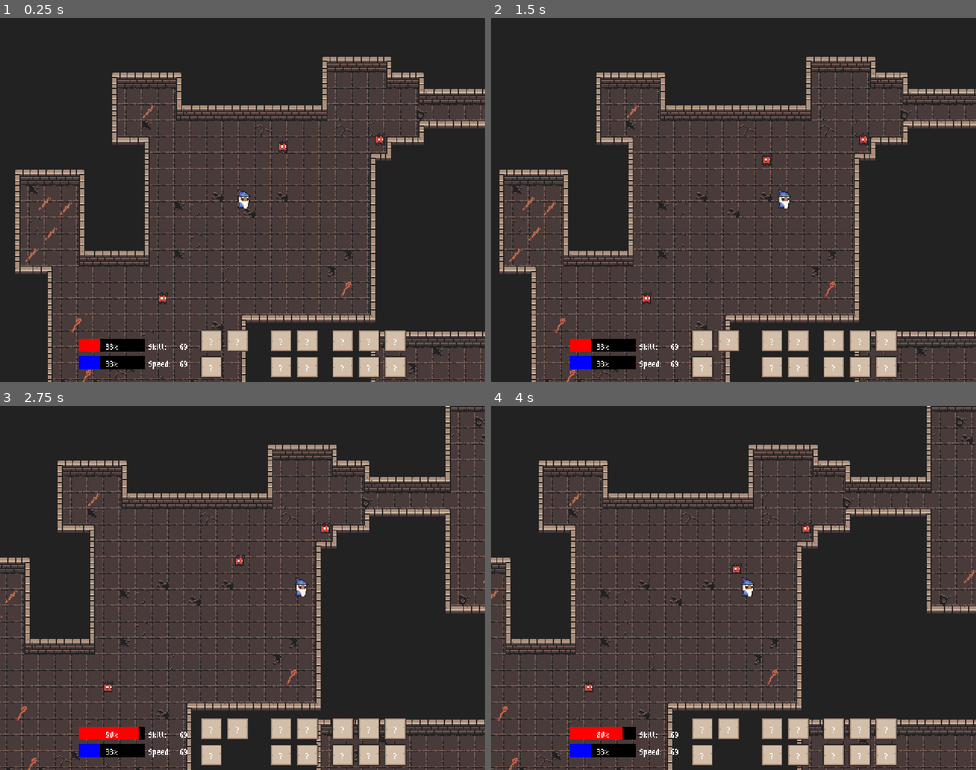
Above: before the commit, frames 1-4 (two rows, left to right).
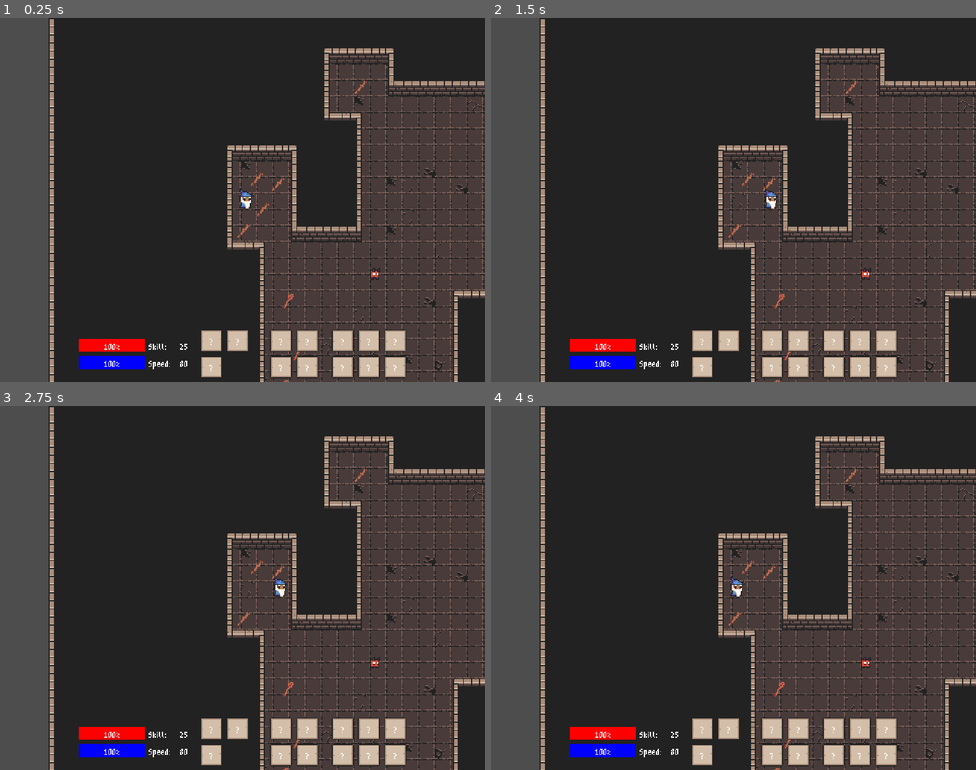
Above: after the commit, the same moments.

Repository: lownpho/mages
Game: Godot game, scene res://scenes/world.tscn
Two runs of this game, one before a commit and one after it. Both use one fixed random seed, a clock stepped at 60 frames per second and the inputs below.
Inputs (mouse positions are in pixels of both pictures, inside the frame that each line leads up to):
- Up to frame 1 (0.25 s): no input
- Up to frame 2 (1.5 s): tap Enter at 0.5 s; move the mouse to (840, 181) at 0.52 s; press the mouse at (840, 181) at 0.53 s; hold D (right) 0.53-1.25 s; release the mouse at (840, 181) at 1.25 s; drag from (636, 218) to (786, 200) at 1.27 s
- Up to frame 3 (2.75 s): move the mouse to (291, 507) at 2.02 s; press the mouse at (291, 507) at 2.03 s; hold D (right) from 2.03 s (still down)
- Up to frame 4 (4 s): release D (right) at 2.75 s; release the mouse at (782, 507) at 2.75 s; drag from (709, 660) to (728, 558) at 2.77 s; tap Space at 3.5 s; move the mouse to (879, 642) at 3.52 s; press the mouse at (879, 642) at 3.53 s; hold A (left) from 3.53 s (still down); right-click (879, 642) at 3.6 s

The runs differ from the first frame. In frame 1, 58% of the frame differs, in the area x 0-100%, y 0-100%; in frame 2, 58%; in frame 3, 59%; in frame 4, 60%.
Error before the commit: Invalid access to property or key 'item_equipped' on a base object of type 'Node (global_event.gd)'. (res://characters/player/player.gd:35)

Commit message:
Refactor inventory system

Diff:
--- a/autoload/global_defs.gd
+++ b/autoload/global_defs.gd
@@ -1,3 +1,3 @@
 extends Node
 
-enum ItemType {UNDEFINED, WEAPON, ROBE, HAT, SPELL, OTHER}
+enum ItemType {BAG, WEAPON, ROBE, HAT, SPELL, OTHER}
--- a/autoload/global_event.gd
+++ b/autoload/global_event.gd
@@ -3,12 +3,8 @@
 # Declaration of global event signals, each node is then responsible for connecting to the signals it needs
 # and emitting them when necessary
 
+# Player signals
 signal player_position_changed(position: Vector2)
-
-signal item_picked_up(item_name: String, item_type: GlobalDefs.ItemType, scene: PackedScene, texture: Texture2D)
-signal item_added_to_inventory(node_name: String)
-signal drag_state_changed(is_dragging: bool)
-
 
 # There is a better way for sure...
 signal player_max_health_changed(max_health: int)
@@ -17,3 +13,14 @@
 signal player_mana_changed(mana: int)
 signal player_skill_changed(skill: int)
 signal player_speed_changed(speed: int)
+
+# UI global signals
+signal drag_state_changed(is_dragging: bool)
+
+# Inventory signals
+# Everyone has access to inventory
+signal inventory_updated()
+
+# Separate signal for spells?
+signal item_equipped(weapon_scene: PackedScene, type: GlobalDefs.ItemType)
+signal item_unequipped(type: GlobalDefs.ItemType)
--- /dev/null
+++ b/autoload/global_inventory.gd
@@ -0,0 +1,152 @@
+extends Node
+
+const MAX_BAG_SIZE = 6
+const MAX_SPELL_SLOT_SIZE = 4
+
+const SLOT_SIZES = {
+	GlobalDefs.ItemType.BAG: MAX_BAG_SIZE,
+	GlobalDefs.ItemType.SPELL: MAX_SPELL_SLOT_SIZE,
+}
+
+var slots: Dictionary = {}
+
+class SlotPosition:
+	var type: GlobalDefs.ItemType
+	var index: int
+
+	func _init(p_type: GlobalDefs.ItemType, p_index: int = 0):
+		type = p_type
+		index = p_index
+
+	func equals(other: SlotPosition) -> bool:
+		return type == other.type && index == other.index
+
+class ItemData:
+	var type: GlobalDefs.ItemType
+	var scene: PackedScene
+	var texture: Texture2D
+
+	func _init(p_type: GlobalDefs.ItemType, p_scene: PackedScene, p_texture: Texture2D):
+		type = p_type
+		scene = p_scene
+		texture = p_texture
+
+func _ready() -> void:
+	# Initialize arrays to null values
+	slots[GlobalDefs.ItemType.BAG] = []
+	slots[GlobalDefs.ItemType.BAG].resize(MAX_BAG_SIZE)
+	slots[GlobalDefs.ItemType.SPELL] = []
+	slots[GlobalDefs.ItemType.SPELL].resize(MAX_SPELL_SLOT_SIZE)
+
+	slots[GlobalDefs.ItemType.WEAPON] = null
+	slots[GlobalDefs.ItemType.ROBE] = null
+	slots[GlobalDefs.ItemType.HAT] = null
+
+func is_array_slot(type: GlobalDefs.ItemType) -> bool:
+	return type in [GlobalDefs.ItemType.BAG, GlobalDefs.ItemType.SPELL]
+
+func get_item_at(slot: SlotPosition) -> ItemData:
+	if is_array_slot(slot.type):
+		var array = slots[slot.type]
+		return array[slot.index] if slot.index < array.size() else null
+	return slots[slot.type]
+
+func can_place_item(item: ItemData, slot: SlotPosition) -> bool:
+	if not item:
+		return true
+
+	if is_array_slot(slot.type):
+		var max_size = SLOT_SIZES[slot.type]
+		if slot.type == GlobalDefs.ItemType.SPELL:
+			return slot.index < max_size && item.type == GlobalDefs.ItemType.SPELL
+		return slot.index < max_size
+
+	return item.type == slot.type
+
+# Use sparingly. This erases the item at position.
+# There are dedicated functions to equip or swap items
+func set_item(item: ItemData, slot: SlotPosition) -> void:
+	if not can_place_item(item, slot):
+		return
+
+	if is_array_slot(slot.type):
+		slots[slot.type][slot.index] = item
+
+	else:
+		# Does comparing items work here?
+		var old_item = slots[slot.type]
+		if old_item != item:
+			slots[slot.type] = item
+
+# Allows swaps with null items
+func swap_items(from_slot: SlotPosition, to_slot: SlotPosition) -> bool:
+	var from_item = get_item_at(from_slot)
+	var to_item = get_item_at(to_slot)
+
+	if not can_place_item(from_item, to_slot) or not can_place_item(to_item, from_slot):
+		return false
+
+	set_item(to_item, from_slot)
+	set_item(from_item, to_slot)
+	GlobalEvent.inventory_updated.emit()
+
+	return true
+
+# UNTESTED WITH SPELL SLOTS
+func equip_item(from_slot: SlotPosition, to_slot: SlotPosition) -> bool:
+	var from_item = get_item_at(from_slot)
+	var to_item = get_item_at(to_slot)
+	if not can_place_item(from_item, to_slot) or not can_place_item(to_item, from_slot):
+		return false
+
+	if from_item and not to_item:
+		swap_items(from_slot, to_slot)
+		GlobalEvent.item_equipped.emit(from_item.scene, to_slot.type)
+		return true
+	elif from_item and to_item:
+		swap_items(from_slot, to_slot)
+		GlobalEvent.item_equipped.emit(from_item.scene, to_slot.type)
+		return true
+	elif to_item and not from_item:
+		swap_items(from_slot, to_slot)
+		GlobalEvent.item_unequipped.emit(to_slot.type)
+		return true
+	return false
+
+func add_item_to_bag(item: ItemData) -> bool:
+	# Try to find first empty bag slot
+	for i in range(MAX_BAG_SIZE):
+		if slots[GlobalDefs.ItemType.BAG][i] == null:
+			set_item(item, SlotPosition.new(GlobalDefs.ItemType.BAG, i))
+			GlobalEvent.inventory_updated.emit()
+			return true
+	return false
+
+func get_empty_bag_slot() -> SlotPosition:
+	for i in range(MAX_BAG_SIZE):
+		if slots[GlobalDefs.ItemType.BAG][i] == null:
+			return SlotPosition.new(GlobalDefs.ItemType.BAG, i)
+	return null
+
+func print_inventory() -> void:
+	print("\n=== INVENTORY STATUS ===")
+
+	# Print array-based slots (Bag and Spells)
+	for type in slots.keys():
+		if is_array_slot(type):
+			print("\n%s:" % GlobalDefs.ItemType.keys()[type])
+			for i in range(slots[type].size()):
+				var item = slots[type][i]
+				print("[%d] %s" % [i, item.scene.resource_path.get_file() if item else "---"])
+
+	# Print equipment slots
+	print("\nEQUIPMENT:")
+	for type in slots.keys():
+		if not is_array_slot(type):
+			var item = slots[type]
+			print("%s: %s" % [
+				GlobalDefs.ItemType.keys()[type],
+				item.scene.resource_path.get_file() if item else "---"
+			])
+
+	print("=====================\n")
--- a/characters/player/player.gd
+++ b/characters/player/player.gd
@@ -126,9 +126,10 @@
 
 func _change_weapon(new_weapon: PackedScene) -> void:
 	_remove_weapon()
-	weapon = new_weapon.instantiate()
-	weapon.name = "Weapon"
-	add_child(weapon)
+	if weapon:
+		weapon = new_weapon.instantiate()
+		weapon.name = "Weapon"
+		add_child(weapon)
 
 func _change_item(item_scene: PackedScene, item_type: GlobalDefs.ItemType) -> void:
 	if item_type == GlobalDefs.ItemType.WEAPON:
--- a/components/items/pickup_item.gd
+++ b/components/items/pickup_item.gd
@@ -5,11 +5,9 @@
 
 func _ready() -> void:
 	body_entered.connect(_on_body_entered)
-	GlobalEvent.item_added_to_inventory.connect(_on_item_added_to_inventory)
 
 func _on_body_entered(_body: Node2D) -> void:
-	GlobalEvent.item_picked_up.emit(name, type, item, $Sprite2D.texture)
-
-func _on_item_added_to_inventory(node_name: String) -> void:
-	if node_name == name:
+	# Let's see if copy and reference hold here...
+	var item_data = GlobalInventory.ItemData.new(type, item, $Sprite2D.texture)
+	if GlobalInventory.add_item_to_bag(item_data):
 		queue_free()
--- a/gui/slot.gd
+++ b/gui/slot.gd
@@ -1,65 +1,3 @@
 extends PanelContainer
 
 @export var type: GlobalDefs.ItemType
-
-var empty: bool = true
-var holding_type: GlobalDefs.ItemType = GlobalDefs.ItemType.UNDEFINED
-var item_texture = null
-var dragging = false
-var drag_preview = null
-
-func set_item(texture: Texture2D, rcv_type: GlobalDefs.ItemType) -> void:
-	empty = false
-	holding_type = rcv_type
-	item_texture = texture
-	$TextureRect.texture = texture
-
-func clear_item() -> void:
-	empty = true
-	item_texture = null
-	$TextureRect.texture = null
-
-func _get_drag_data(_position: Vector2):
-	if empty:
-		return null
-
-	var preview = TextureRect.new()
-	preview.texture = item_texture
-	preview.custom_minimum_size = $TextureRect.custom_minimum_size
-
-	var control = Control.new()
-	control.add_child(preview)
-
-	dragging = true
-	GlobalEvent.drag_state_changed.emit(true)
-	set_drag_preview(control)
-	return self
-
-func _can_drop_data(_position: Vector2, data) -> bool:
-	if not (data is PanelContainer):
-		return false
-	return type == GlobalDefs.ItemType.UNDEFINED or data.holding_type == GlobalDefs.ItemType.UNDEFINED or type == data.holding_type
-
-func _drop_data(_position: Vector2, data) -> void:
-	if data == self:
-		return
-
-	var temp_texture = item_texture
-	var temp_empty = empty
-	var temp_type = holding_type
-
-	if !data.empty:
-		set_item(data.item_texture, data.holding_type)
-	else:
-		clear_item()
-
-	if temp_empty:
-		data.clear_item()
-	else:
-		data.set_item(temp_texture, temp_type)
-
-func _input(event: InputEvent) -> void:
-	if event is InputEventMouseButton:
-		if event.button_index == MOUSE_BUTTON_LEFT and !event.pressed and dragging:
-			dragging = false
-			GlobalEvent.drag_state_changed.emit(false)
--- a/gui/ui.gd
+++ b/gui/ui.gd
@@ -8,7 +8,8 @@
 	GlobalEvent.connect("player_mana_changed", _on_player_mana_changed)
 	GlobalEvent.connect("player_skill_changed", _on_player_skill_changed)
 	GlobalEvent.connect("player_speed_changed", _on_player_speed_changed)
-	GlobalEvent.connect("item_picked_up", _on_item_picked_up)
+
+	GlobalEvent.inventory_updated.connect(_on_inventory_updated)
 
 func _on_player_max_health_changed(max_health: int) -> void:
 	%HealthBar.max_value = max_health
@@ -28,10 +29,5 @@
 func _on_player_speed_changed(speed: int) -> void:
 	%SpeedValue.text = str(speed)
 
-func _on_item_picked_up(node_name, type, _scene: PackedScene, texture: Texture2D) -> void:
-	var slots = %Inventory.get_children()
-	for slot in slots:
-		if slot.empty:
-			slot.set_item(texture, type)
-			GlobalEvent.item_added_to_inventory.emit(node_name)
-			return
+func _on_inventory_updated() -> void:
+	GlobalInventory.print_inventory()
--- a/project.godot
+++ b/project.godot
@@ -19,6 +19,7 @@
 
 GlobalEvent="*res://autoload/global_event.gd"
 GlobalDefs="*res://autoload/global_defs.gd"
+GlobalInventory="*res://autoload/global_inventory.gd"
 
 [display]
 
--- a/scenes/world.tscn
+++ b/scenes/world.tscn
@@ -14,18 +14,20 @@
 
 [node name="Player" parent="." instance=ExtResource("1_nnsk1")]
 z_index = 1
-position = Vector2(164, 111)
+position = Vector2(-46, 135)
 
 [node name="Ground" type="TileMapLayer" parent="."]
 z_index = -1
 tile_map_data = PackedByteArray("AAAAAAAAAAAAAAAAAAAAAAEAAAAAAAAAAAAAAAIAAAAAAAAAAAAAAAMAAAAAAAAAAAAAAAQAAAAAAAAAAAAAAA …(53744 unchanged characters)…
 tile_set = ExtResource("2_4wyf3")
+metadata/_edit_lock_ = true
 
 [node name="Walls" type="TileMapLayer" parent="."]
 z_index = -1
 position = Vector2(-3, 0)
 tile_map_data = PackedByteArray("AAAzADMAAwAJAAIAAAAzADIAAwAJAAIAAAAzADEAAwAJAAIAAAAzADAAAwAJAAIAAAAzAC8AAwAJAAIAAAAzAC …(60432 unchanged characters)…
 tile_set = ExtResource("2_rwgxs")
+metadata/_edit_lock_ = true
 
 [node name="Enemies" type="Node2D" parent="."]
 
Not shown, added: autoload/global_inventory.gd.uid
